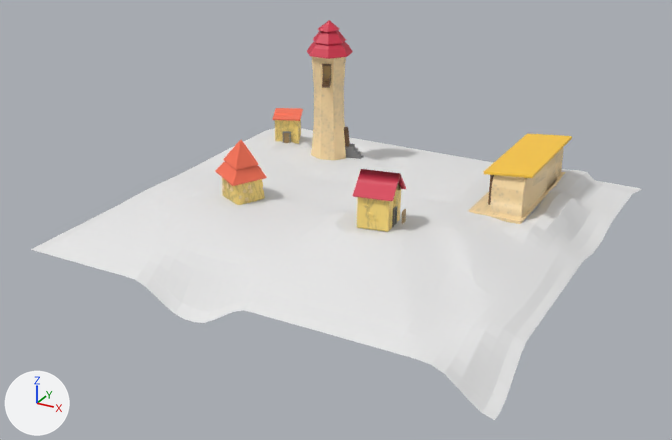
A saved change to the FBX model Assets/Packs/OSVLM Pack/26JUIN ajouts/terrainMVP.fbx.
One viewpoint serves both versions: a 50 mm lens placed at (153.6, 5.5, 109.3), pointed at (27.6, 234.8, -5.3). Arrows for +X, +Y and +Z are at lower left; the lights stay in place. Where no turn or scale is listed for an object, it has been applied to the vertices.
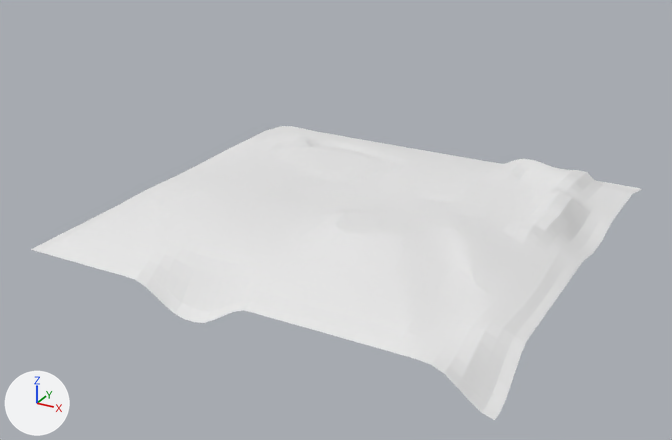
Diff of the bpy script that builds the scene:
```diff
--- a/Assets/Packs/OSVLM Pack/26JUIN ajouts/terrainMVP.fbx.py
+++ b/Assets/Packs/OSVLM Pack/26JUIN ajouts/terrainMVP.fbx.py
@@ ob_cube @@
-ob_cube = bpy.data.objects.new('Cube', me_cube_013)
-ob_cube.location = (57.6, 219.5, 8.3)
-ob_cube.rotation_euler = (3.142, 0.0, 0.0)  # degrees (180, 0, 0)
-ob_cube.scale = (-0.144, -1.0, -1.92)
@@ ob_cube_003 @@
-ob_cube_003 = bpy.data.objects.new('Cube.003', me_cube_004)
-ob_cube_003.location = (76.8, 267.2, 7.4)
@@ ob_cube_005 @@
-ob_cube_005 = bpy.data.objects.new('Cube.005', me_cube_006)
-ob_cube_005.location = (6.1, 224.2, 5.1)
@@ ob_cube_007 @@
-ob_cube_007 = bpy.data.objects.new('Cube.007', me_cube_017)
-ob_cube_007.location = (-14.5, 276.6, 1.8)
-ob_cube_007.rotation_euler = (-3.142, 0.0, -1.193)  # degrees (-180, 0, -68)
-ob_cube_007.scale = (-0.144, -1.0, -1.92)
@@ ob_cube_002 @@
-ob_cube_002 = bpy.data.objects.new('Cube.002', me_cube_002)
-ob_cube_002.location = (55.2, 218.0, 7.7)
@@ ob_cube_004 @@
-ob_cube_004 = bpy.data.objects.new('Cube.004', me_cube_005)
-ob_cube_004.location = (-17.4, 280.5, 3.8)
@@ ob_cylinder @@
-ob_cylinder = bpy.data.objects.new('Cylinder', me_cylinder)
-ob_cylinder.location = (3.4, 273.8, 4.6)
```

Boxes (x1, y1, x2, y2) around the edits, measured in the pictures (672 x 440 px):
'Cube.003', deleted (beige): before (468, 133, 572, 224)
'Cylinder', deleted: before (307, 20, 364, 160)
'Cube.002', deleted: before (353, 169, 406, 232)
'Cube.005', deleted: before (215, 140, 267, 205)
    faces in mat_couleurarchitect_001 (picture img_megatexture_png): (215, 140, 267, 205)
'Cube.004', deleted: before (273, 108, 303, 144)
'Cube.007', deleted: before (284, 133, 290, 143)
